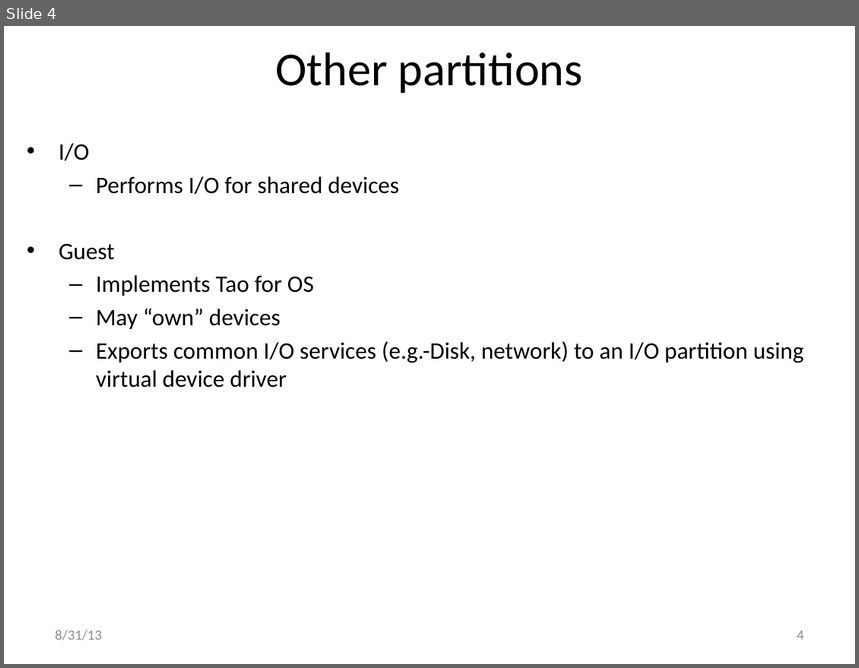
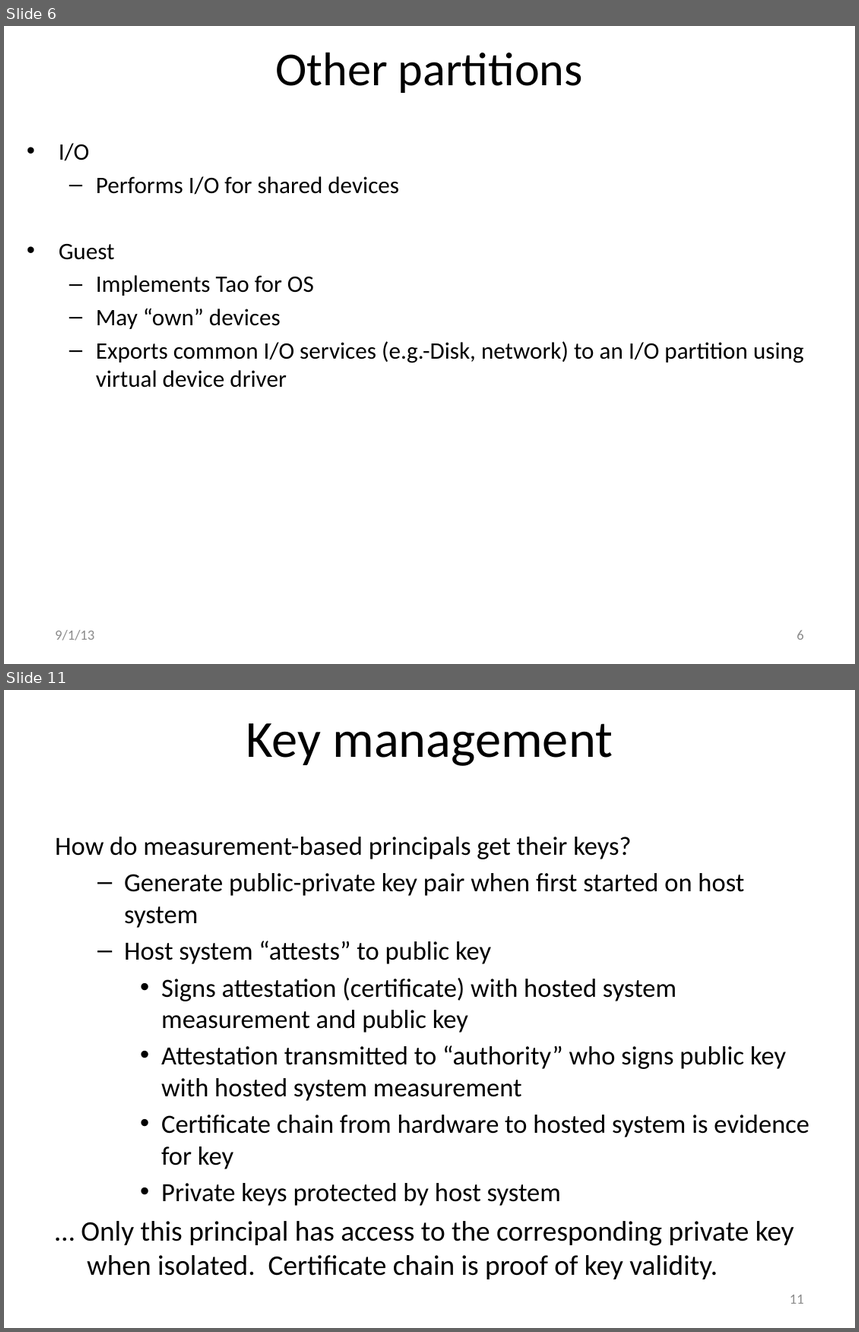
Before and after one commit to jlmucb/cloudproxy, a slide deck: Doc/Hypervisor.pptx. Shown one above the other, each under a label of ours: slide 4 before the commit, slides 6 and 11 after it; the slides between them are not shown. The pictures are 859x668 and 859x1332 pixels, drawn with LibreOffice and Linux fonts; fonts in the diff are those of the drawing. Boxes give left, top, right and bottom in pixels: in the first picture for what was removed or moved away, otherwise in the second. Text is boxed around its words. In the diff, an @@ line names an element or a change of style, - is before the commit and + after.

```diff
--- a/Doc/Hypervisor.pptx
+++ b/Doc/Hypervisor.pptx
@@ slide 11 added at (4, 690, 855, 1328), background #FFFFFF @@
@@ title added at (246, 723, 614, 766), 44 pt, text #000000 @@
+Key management
@@ text added at (55, 837, 810, 1280), 22.2 pt, text #000000 @@
+How do measurement-based principals get their keys?
+  – Generate public-private key pair when first started on host system
+  – Host system “attests” to public key
+    • Signs attestation (certificate) with hosted system measurement and public key
+    • Attestation transmitted to “authority” who signs public key with hosted system measurement
+    • Certificate chain from hardware to hosted system is evidence for key
+    • Private keys protected by host system
+… Only this principal has access to the corresponding private key when isolated. Certificate chain is proof of key validity.
@@ page number added at (790, 1295, 804, 1304), 12 pt, text #8C8C8C @@
+11
@@ what was slide 4 is now slide 6 @@
@@ slide 6 changed as well @@
@@ text at (55, 630, 94, 641): text changed @@
-8/31/13
+9/1/13
@@ page number at (797, 630, 804, 640): text changed @@
-4
+6
```
Also in this commit, not shown: 3 other slides changed, 9 other slides added, 4 other files.
